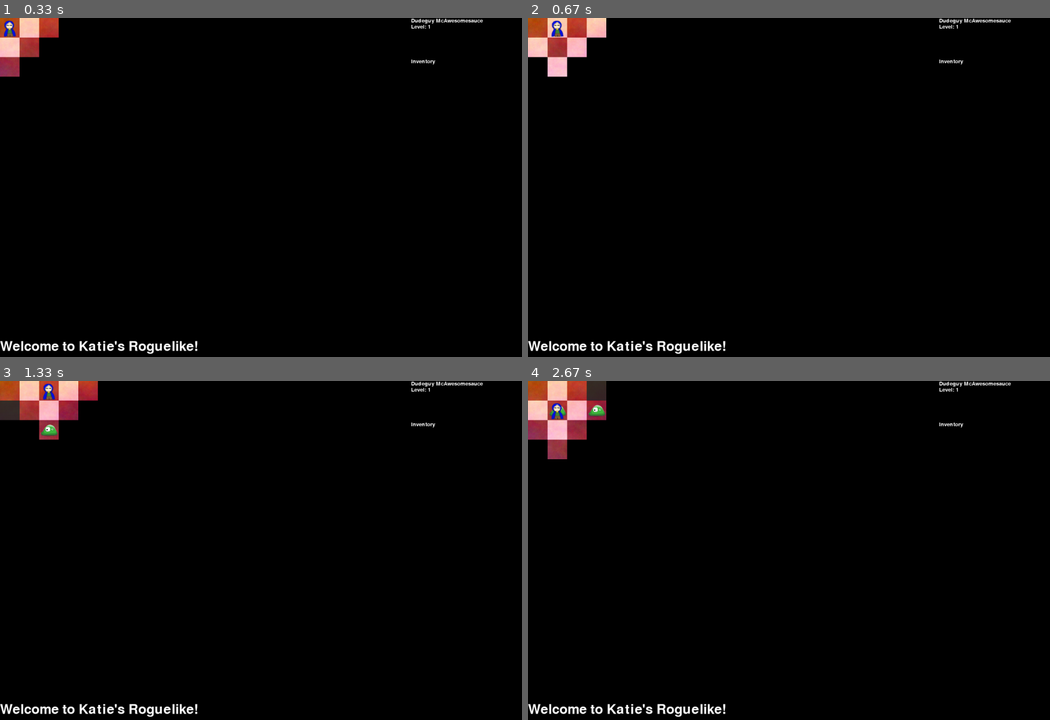
Above: before the commit, frames 1-4 (two rows, left to right).
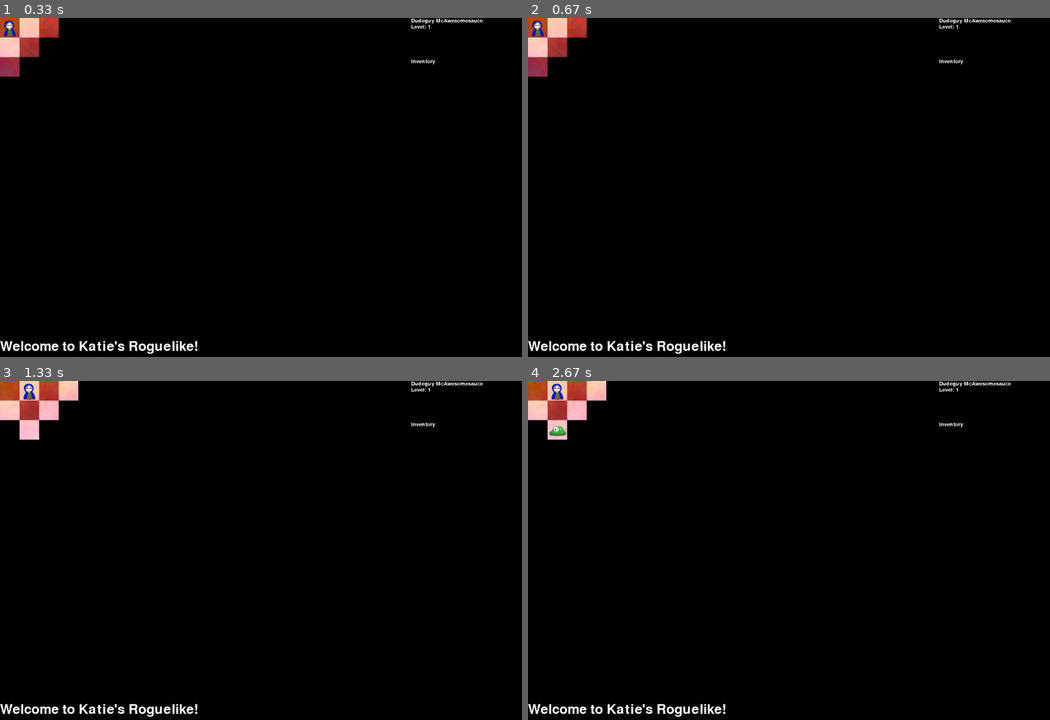
Above: after the commit, the same moments.

Repository: kcunning/Katie-s-Rougish-PyGame
Game: pygame game, started from main.py
Two runs of this game, one before a commit and one after it. Both use one fixed random seed, a clock stepped at 60 frames per second and the inputs below. The source is Python 2; it was converted automatically to run under Python 3.
Inputs:
- Up to frame 1 (0.33 s): no input
- Up to frame 2 (0.67 s): hold Right from 0.33 s (still down)
- Up to frame 3 (1.33 s): release Right at 0.8 s; hold Up 0.83-1.18 s; hold Right from 1.22 s (still down)
- Up to frame 4 (2.67 s): release Right at 1.68 s; hold Left 1.72-2.32 s; hold Down from 2.35 s (still down)

Frame 1 is identical in both runs. In frame 2, 1.1% of the frame differs, in the area x 0-15%, y 0-18%; in frame 3, 1.3%; in frame 4, 1.4%, in the area x 0-15%, y 0-24%.

Commit message:
Goodbye flicker! Thanks, Joshua Grigonis!

Diff:
--- a/roguey/classes/game.py
+++ b/roguey/classes/game.py
@@ -55,10 +55,6 @@
 
 	def draw_stats(self, color=WHITE):
 		self.screen.blit(self.stats_screen, (1008, 0))
-		try:
-			pygame.display.update()
-		except:
-			pass
 		self.stats_screen = self.small_font.render(self.player_stats.name, True, color, BLACK)
 		self.screen.blit(self.stats_screen, (1008, 0))
 		self.stats_screen = self.small_font.render("Level: " + str(self.player_stats.level), True, color, BLACK)
@@ -198,19 +194,31 @@
 	def run(self):
 		''' The main loop of the game.
 		'''
+		# Fix for double move from Joshua Grigonis! Thanks!
+		hor = 0
+		vert = 0
 		while 1:
 			self.clock.tick(30)
-			hor = 0
-			vert = 0
 			for event in pygame.event.get():
-                        	if not hasattr(event, 'key'): continue
+				if not hasattr(event, 'key'):
+					continue
 				if event.type == KEYDOWN:
-                        		if event.key == K_ESCAPE: sys.exit(0)
-                        		if event.key == K_LEFT: hor = -TILE_SIZE
-                        		if event.key == K_RIGHT: hor = TILE_SIZE
-                        		if event.key == K_UP: vert = -TILE_SIZE
-                        		if event.key == K_DOWN: vert = TILE_SIZE
+					if event.key == K_ESCAPE:
+						sys.exit(0)
+					if event.key == K_LEFT:
+						hor = -TILE_SIZE
+						vert = 0
+					if event.key == K_RIGHT:
+						hor = TILE_SIZE
+						vert = 0
+					if event.key == K_UP:
+						vert = -TILE_SIZE
+						hor = 0
+					if event.key == K_DOWN:
+						vert = TILE_SIZE
+						hor = 0
+				if event.type == KEYUP:
 					self.map.move_monsters()
-				self.draw_monsters()
-				self.move(hor, vert)
-				self.draw_monsters()
+					self.move(hor, vert)
+					hor = 0
+					vert = 0
